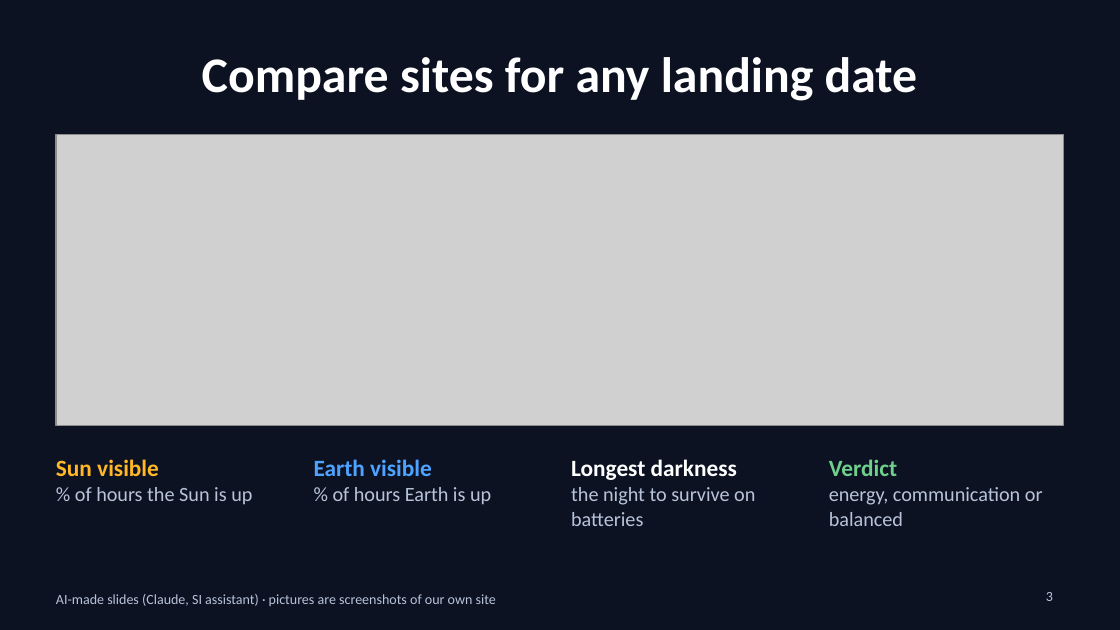
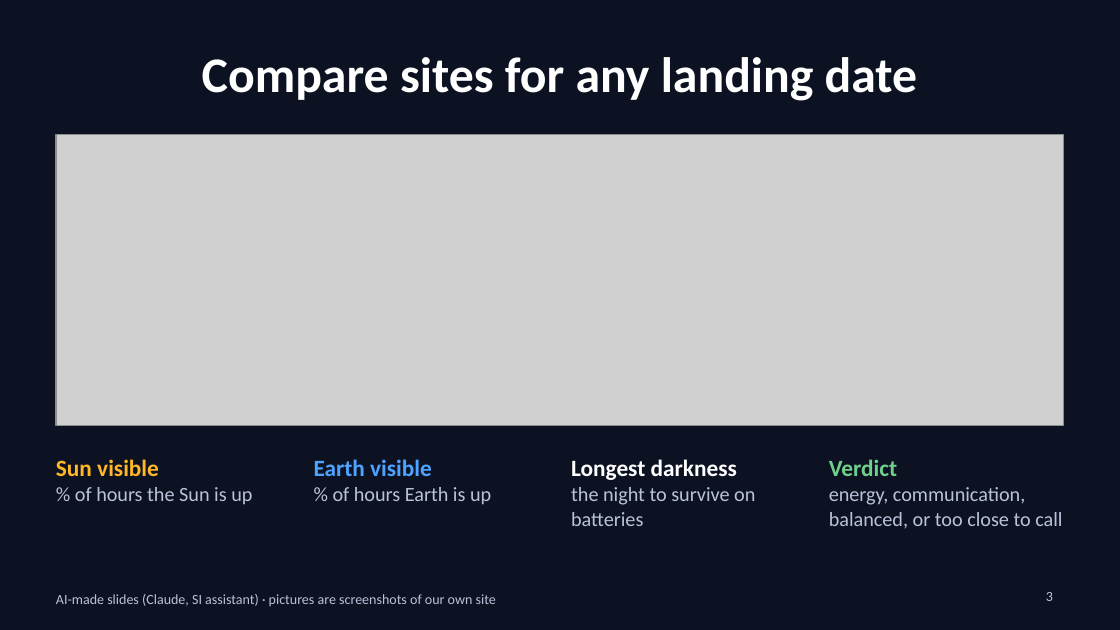
Before and after one commit to stevenjc2009-byte/clps-lunar-browser, a slide deck: slide 3 of docs/slides.pptx. Drawn at 1120x630 pixels with LibreOffice and Linux fonts; fonts in the diff are those of the drawing; grey boxes stand for pictures. Boxes give left, top, right and bottom in pixels: in the first picture for what was removed or moved away, otherwise in the second. Text is boxed around its words. In the diff, an @@ line names an element or a change of style, - is before the commit and + after.

```diff
--- a/docs/slides.pptx
+++ b/docs/slides.pptx
@@ text at [829, 487, 1062, 528]: text changed @@
-energy, communication or balanced
+energy, communication, balanced, or too close to call
```
Also in this commit, not shown: 1 other slide changed, 8 other files.
